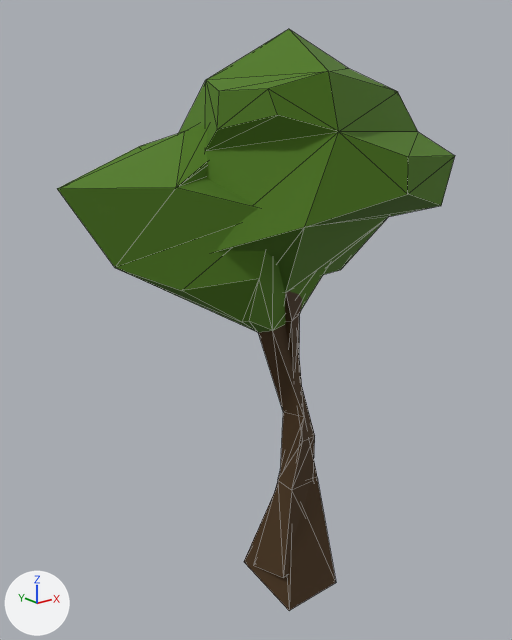
The glTF model 3d-game/Art/Trees/Tree2.glb as it was, and as the next commit left it.
Both versions are drawn from a 50 mm lens placed at (-6.96, -7.66, 6.9), pointed at (-0.44, 0.5, 3.63). The axes (+X, +Y, +Z) are drawn at lower left. The lights are the same throughout. Mesh edges are drawn as thin lines. Objects named as collision shapes, trigger or cutter boxes, shadow casters or lower levels of detail are left out.

In view in the first picture: 'Model', 'Model.001'.
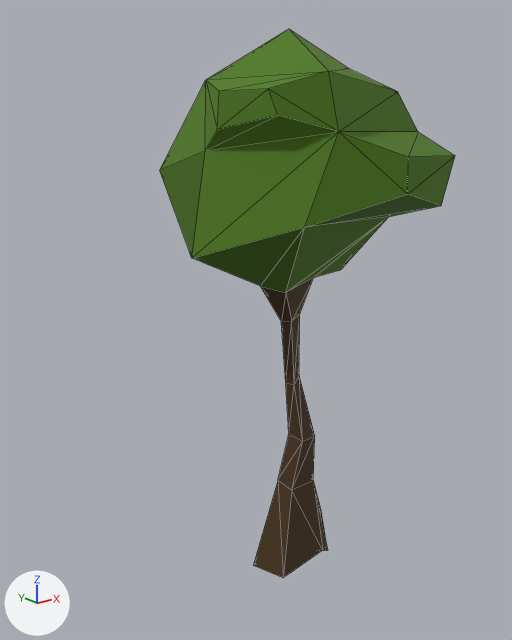
Location of each change, [x1, y1, x2, y2] in pixels of the pictures (512 x 640 px):
'Model', deleted (green)
    before: [57, 125, 336, 611]
    faces in mat_leaves (dark green #4f7a1a): [57, 125, 330, 332]
    faces in mat_wood (brown #462f10): [244, 325, 336, 611]

Patch to the scene script:
```diff
--- a/3d-game/Art/Trees/Tree2.glb.py
+++ b/3d-game/Art/Trees/Tree2.glb.py
@@ ob_model @@
-ob_model = bpy.data.objects.new('Model', me_cube)
-ob_model.location = (0.0, 0.0, 0.0)
```
